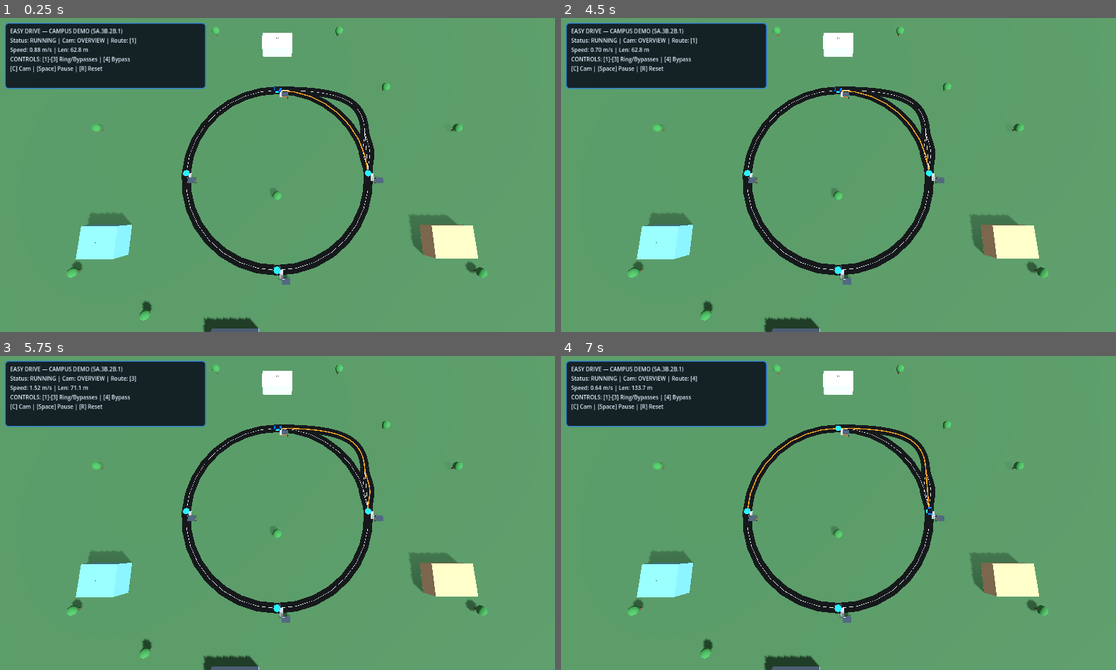
Above: before the commit, frames 1-4 (two rows, left to right).
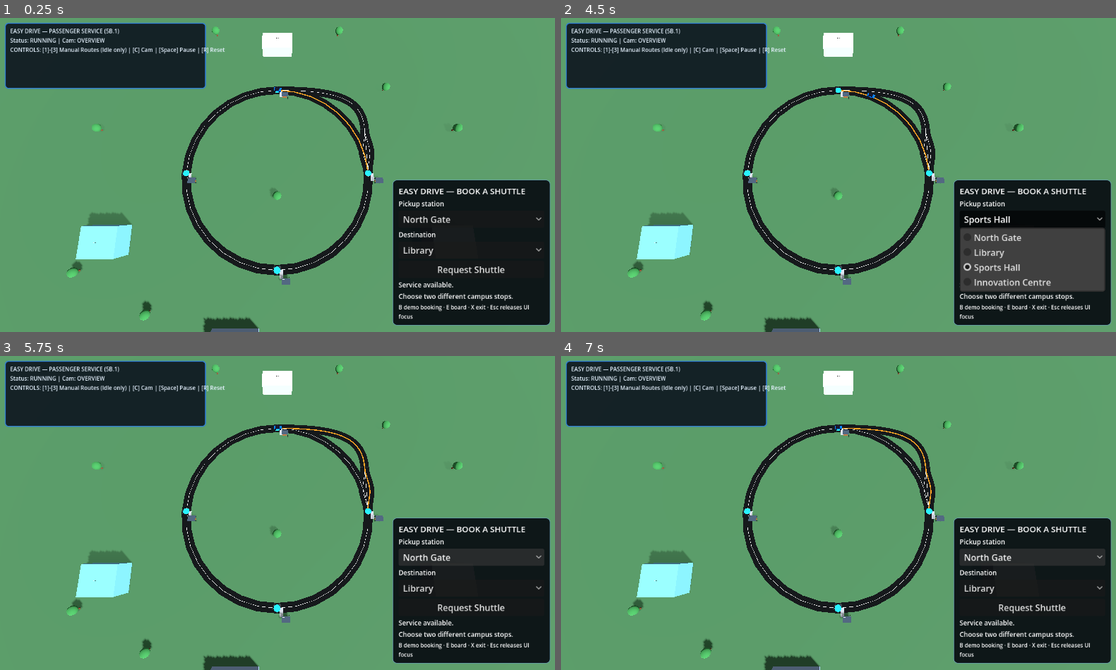
Above: after the commit, the same moments.

Repository: Olohuntele/easy-drive-godot-demo
Game: Godot game, scene res://scenes/multi_route_demo.tscn
Two runs of this game, one before a commit and one after it. Both use one fixed random seed, a clock stepped at 60 frames per second and the inputs below. This scene is started directly instead of the project's main scene.
Inputs (mouse positions are in pixels of both pictures, inside the frame that each line leads up to):
- Up to frame 1 (0.25 s): no input
- Up to frame 2 (4.5 s): click (1032, 218) at 0.5 s, where only the run after the commit has a clickable "North Gate"; click (1032, 250) at 1.25 s, where only the run after the commit has a clickable "Library"; click (1032, 218) at 2 s, where only the run after the commit has a clickable "Library"; click (1032, 269) at 2.75 s, where only the run after the commit has a clickable "Request Shuttle"; click (1032, 218) at 3.5 s, where only the run after the commit has a clickable "Sports Hall"; tap Enter (ui_accept) at 4.25 s; hold D from 4.28 s (still down); hold 1 from 4.28 s (still down)
- Up to frame 3 (5.75 s): tap Enter (ui_accept) at 4.52, 5, 5.27 s; tap 2 at 4.55, 5.1 s; release D at 5.03 s; release 1 at 5.03 s; hold Down (ui_down) from 5.03 s (still down); tap 3 at 5.3 s
- Up to frame 4 (7 s): tap Enter (ui_accept) at 5.75, 6.77 s; release Down (ui_down) at 5.78 s; hold D 5.78-6.53 s; hold 3 5.78-6.53 s; tap 4 at 6.05, 6.6 s; hold Up (ui_up) from 6.53 s (still down); tap R at 6.8 s

The runs differ from the first frame. In frame 1, 14% of the frame differs, in the area x 1-100%, y 3-98%; in frame 2, 14%; in frame 3, 14%; in frame 4, 14%.

Commit message:
feat: integrate multi-route passenger booking and pickup navigation

Diff:
--- a/scripts/multi_route_demo.gd
+++ b/scripts/multi_route_demo.gd
@@ -5,6 +5,8 @@
 const RouteNavigator = preload("res://scripts/route_navigator.gd")
 const RouteFollowingController = preload("res://scripts/route_following_controller.gd")
 const VehicleDynamics = preload("res://scripts/vehicle_dynamics.gd")
+const CampusServiceCoordinator = preload("res://scripts/campus_service_coordinator.gd")
+const PassengerBookingPanel = preload("res://scripts/passenger_booking_panel.gd")
 
 const FIXED_DELTA: float = 1.0 / 60.0
 
@@ -67,6 +69,9 @@
 var navigator = RouteNavigator.new()
 var controller = RouteFollowingController.new()
 
+var service_coordinator: RefCounted = null
+var booking_panel: Control = null
+
 var active_route_index: int = 1
 var simulation_running: bool = true
 var route_active: bool = false
@@ -81,6 +86,7 @@
 @onready var hud_label: Label = $CanvasLayer/TelemetryPanel/HUD
 @onready var road_root: Node3D = $RoadRoot
 @onready var station_root: Node3D = $StationRoot
+@onready var canvas_layer: CanvasLayer = $CanvasLayer
 
 func _ready() -> void:
     network = CampusMultiRouteNetwork.new()
@@ -88,34 +94,92 @@
         push_error("Multi-route demo network invalid: %s" % "; ".join(network.get_validation_errors()))
         return
 
+    # Initialize Service Coordinator & Booking Panel
+    service_coordinator = CampusServiceCoordinator.new()
+    service_coordinator.network = network
+    service_coordinator.planner = CampusRoutePlanner.new(network)
+    var north_stop = network.get_station_stop("north_gate")
+    var launch_segment: Dictionary = network.get_segment("north_to_east")
+    var launch_points: Array = launch_segment.get("centerline_points", [])
+    var launch_tangent: Vector2 = launch_points[1] - launch_points[0]
+    var launch_heading_rad: float = atan2(launch_tangent.x, launch_tangent.y)
+    service_coordinator.initialize_service("north_gate", north_stop.position_xz, launch_heading_rad)
+
+    booking_panel = PassengerBookingPanel.new()
+    booking_panel.name = "PassengerBookingPanel"
+    canvas_layer.add_child(booking_panel)
+    booking_panel.configure(network, service_coordinator.get_service_snapshot())
+    booking_panel.booking_requested.connect(_on_passenger_booking_requested)
+    booking_panel.boarding_requested.connect(_on_passenger_boarding_requested)
+    booking_panel.passenger_exit_requested.connect(_on_passenger_passenger_exit_requested)
+
     _build_network_visuals()
     _select_route(1)
-    print("[MULTI-ROUTE DEMO] Initialized successfully. Press 1-4 to select routes, Space to toggle run, R to reset, C to toggle camera.")
+    print("[MULTI-ROUTE DEMO + PASSENGER SERVICE] Initialized successfully. Press 1-4 for manual routes, B-panel for bookings, C for camera, Space to pause, R to reset.")
 
 func _input(event: InputEvent) -> void:
     if event is InputEventKey and event.pressed and not event.echo:
         match event.keycode:
             KEY_1, KEY_KP_1:
-                _select_route(1)
+                if _is_passenger_service_active():
+                    print("[DEMO] Manual route 1 ignored: Passenger service is active.")
+                else:
+                    _select_route(1)
             KEY_2, KEY_KP_2:
-                _select_route(2)
+                if _is_passenger_service_active():
+                    print("[DEMO] Manual route 2 ignored: Passenger service is active.")
+                else:
+                    _select_route(2)
             KEY_3, KEY_KP_3:
-                _select_route(3)
+                if _is_passenger_service_active():
+                    print("[DEMO] Manual route 3 ignored: Passenger service is active.")
+                else:
+                    _select_route(3)
             KEY_4, KEY_KP_4:
-                _select_route(4)
+                if _is_passenger_service_active():
+                    print("[DEMO] Manual route 4 ignored: Passenger service is active.")
+                else:
+                    _select_route(4)
             KEY_C:
                 _toggle_camera()
             KEY_R:
-                _select_route(active_route_index)
+                _reset_simulation()
             KEY_SPACE:
                 simulation_running = !simulation_running
+
+func _is_passenger_service_active() -> bool:
+    if service_coordinator == null:
+        return false
+    var state = str(service_coordinator.get_service_snapshot().get("service_state", "IDLE"))
+    return state != "IDLE"
 
 func _process(delta: float) -> void:
     _update_camera(delta)
     _update_hud()
 
 func _physics_process(delta: float) -> void:
-    if not simulation_running || not route_active:
+    if not simulation_running:
+        return
+
+    if _is_passenger_service_active():
+        var step_res = service_coordinator.step(FIXED_DELTA)
+        var snapshot = service_coordinator.get_service_snapshot()
+
+        # Sync vehicle dynamics from coordinator snapshot
+        dynamics._position_x_m = snapshot.position_xz.x
+        dynamics._position_z_m = snapshot.position_xz.y
+        dynamics._heading_rad = snapshot.heading_rad
+        dynamics._speed_mps = snapshot.speed_mps
+
+        if ego_car:
+            ego_car.position = Vector3(dynamics.position_x_m, 0.2, dynamics.position_z_m)
+            ego_car.rotation.y = dynamics.heading_rad
+
+        if booking_panel:
+            booking_panel.update_service_snapshot(snapshot)
+        return
+
+    if not route_active:
         return
 
     var control: Dictionary = controller.update(dynamics, navigator, FIXED_DELTA)
@@ -193,10 +257,52 @@
     _update_active_route_visuals()
     print("[MULTI-ROUTE DEMO] Selected Route %d: %s (Segments: [%s])" % [index, current_route_name, ", ".join(current_route_segments)])
 
+func _on_passenger_booking_requested(pickup_station_id: String, destination_station_id: String) -> void:
+    if service_coordinator == null:
+        return
+    var result = service_coordinator.request_booking(pickup_station_id, destination_station_id)
+    var snapshot = service_coordinator.get_service_snapshot()
+    if booking_panel:
+        booking_panel.show_booking_result(result, snapshot)
+        booking_panel.update_service_snapshot(snapshot)
+    print("[PASSENGER SERVICE] Booking requested (%s -> %s): valid=%s" % [pickup_station_id, destination_station_id, result.get("valid", false)])
+
+func _on_passenger_boarding_requested() -> void:
+    if service_coordinator == null:
+        return
+    var result = service_coordinator.confirm_boarding()
+    var snapshot = service_coordinator.get_service_snapshot()
+    if booking_panel:
+        booking_panel.show_action_result("boarding", result, snapshot)
+        booking_panel.update_service_snapshot(snapshot)
+
+func _on_passenger_passenger_exit_requested() -> void:
+    if service_coordinator == null:
+        return
+    var result = service_coordinator.confirm_passenger_exit()
+    var snapshot = service_coordinator.get_service_snapshot()
+    if booking_panel:
+        booking_panel.show_action_result("exit", result, snapshot)
+        booking_panel.update_service_snapshot(snapshot)
+
+func _reset_simulation() -> void:
+    if service_coordinator != null:
+        var north_stop = network.get_station_stop("north_gate")
+        var launch_segment: Dictionary = network.get_segment("north_to_east")
+        var launch_points: Array = launch_segment.get("centerline_points", [])
+        var launch_tangent: Vector2 = launch_points[1] - launch_points[0]
+        var launch_heading_rad: float = atan2(launch_tangent.x, launch_tangent.y)
+        service_coordinator = CampusServiceCoordinator.new()
+        service_coordinator.network = network
+        service_coordinator.planner = CampusRoutePlanner.new(network)
+        service_coordinator.initialize_service("north_gate", north_stop.position_xz, launch_heading_rad)
+        if booking_panel:
+            booking_panel.configure(network, service_coordinator.get_service_snapshot())
+    _select_route(active_route_index)
+
 var active_route_mesh_instance: MeshInstance3D = null
 
 func _build_network_visuals() -> void:
-    # 1. Calculate bounding box for overview camera and layout
     var min_x: float = INF
     var max_x: float = -INF
     var min_z: float = INF
@@ -222,7 +328,6 @@
     var span_z: float = max_z - min_z
     var max_span: float = maxf(span_x, span_z)
 
-    # Setup overview camera framing the entire network
     overview_camera = Camera3D.new()
     overview_camera.name = "OverviewCamera"
     var overview_height: float = maxf(60.0, max_span * 1.1)
@@ -232,7 +337,6 @@
     overview_camera.current = true
     camera_mode_overview = true
 
-    # 2. Lightweight Green Campus Terrain Surface
     var terrain_mesh = BoxMesh.new()
     terrain_mesh.size = Vector3(300.0, 0.1, 300.0)
     var terrain_inst = MeshInstance3D.new()
@@ -245,7 +349,6 @@
     terrain_inst.position = Vector3(center_x, -0.05, center_z)
     road_root.add_child(terrain_inst)
 
-    # 3. Junction connection plates (radius 2.0m matching road half-width, CULL_DISABLED)
     var junction_mat = StandardMaterial3D.new()
     junction_mat.albedo_color = Color(0.16, 0.18, 0.20, 1.0)
     junction_mat.roughness = 0.8
@@ -263,7 +366,6 @@
         cyl.position = Vector3(pos.x, 0.015, pos.y)
         road_root.add_child(cyl)
 
-    # 4. Asphalt road segments (4.0m width) with clean centerline markings only (no overlapping edge lines)
     var asphalt_mat = StandardMaterial3D.new()
     asphalt_mat.albedo_color = Color(0.18, 0.20, 0.22, 1.0)
     asphalt_mat.roughness = 0.8
@@ -280,21 +382,18 @@
         if points.size() < 2:
             continue
 
-        # Road surface (4.0m total width, half-width 2.0m)
         var road_mesh = _make_route_strip_mesh(points, 0.0, 4.0, 0.025)
         var road_instance = MeshInstance3D.new()
         road_instance.mesh = road_mesh
         road_instance.material_override = asphalt_mat
         road_root.add_child(road_instance)
 
-        # Centerline marking (clean single white strip, 0.15m width)
         var center_marking = _make_route_strip_mesh(points, 0.0, 0.15, 0.035)
         var center_inst = MeshInstance3D.new()
         center_inst.mesh = center_marking
         center_inst.material_override = marking_mat
         road_root.add_child(center_inst)
 
-    # 5. Station markers and readable Label3Ds positioned clearly above shelters
     for station in network.get_stations():
         var pos: Vector2 = station.stop_position_xz
         var cyl = MeshInstance3D.new()
@@ -318,7 +417,6 @@
         label.billboard = BaseMaterial3D.BILLBOARD_ENABLED
         station_root.add_child(label)
 
-    # 6. Campus Scenery & Station Infrastructure (Pushed outward for optimal clearance)
     _build_campus_scenery()
 
 func _build_campus_scenery() -> void:
@@ -326,7 +424,6 @@
     scenery_root.name = "CampusScenery"
     road_root.add_child(scenery_root)
 
-    # A. Four Campus Buildings (pushed further back to avoid crowding Follow mode)
     var bldgs = [
         {"pos": Vector3(0.0, 3.0, -22.0), "size": Vector3(14.0, 6.0, 8.0), "color": Color(0.72, 0.76, 0.82, 1.0), "name": "North Gate Admin"},
         {"pos": Vector3(68.0, 3.5, 68.0), "size": Vector3(16.0, 7.0, 12.0), "color": Color(0.82, 0.68, 0.52, 1.0), "name": "University Library"},
@@ -355,12 +452,10 @@
         blabel.billboard = BaseMaterial3D.BILLBOARD_ENABLED
         scenery_root.add_child(blabel)
 
-    # B. Station Waiting Shelters & Walkways (distinct contrast and geometry)
     for station in network.get_stations():
         var pos: Vector2 = station.stop_position_xz
         var shelter_pos = Vector3(pos.x + 3.5, 0.0, pos.y + 3.5)
 
-        # Shelter roof (contrast roof)
         var roof = MeshInstance3D.new()
         var rmesh = BoxMesh.new()
         rmesh.size = Vector3(3.2, 0.18, 2.2)
@@ -372,7 +467,6 @@
         roof.position = shelter_pos + Vector3(0.0, 2.4, 0.0)
         scenery_root.add_child(roof)
 
-        # Shelter supports (4 posts)
         for dx in [-1.4, 1.4]:
             for dz in [-0.9, 0.9]:
                 var post = MeshInstance3D.new()
@@ -388,7 +482,6 @@
                 post.position = shelter_pos + Vector3(dx, 1.2, dz)
                 scenery_root.add_child(post)
 
-        # Shelter bench
         var bench = MeshInstance3D.new()
         var emesh = BoxMesh.new()
         emesh.size = Vector3(2.0, 0.4, 0.6)
@@ -400,7 +493,6 @@
         bench.position = shelter_pos + Vector3(0.0, 0.2, 0.0)
         scenery_root.add_child(bench)
 
-        # Connecting walkway
         var walk = MeshInstance3D.new()
         var wmesh = BoxMesh.new()
         wmesh.size = Vector3(1.4, 0.02, 3.5)
@@ -412,7 +504,6 @@
         walk.position = Vector3(pos.x + 1.7, 0.02, pos.y + 1.7)
         scenery_root.add_child(walk)
 
-    # C. Perimeter Trees & Shrubs
     var tree_positions = [
         Vector2(-30, -30), Vector2(30, -30), Vector2(80, 20), Vector2(80, 80),
         Vector2(20, 115), Vector2(-20, 115), Vector2(-80, 80), Vector2(-80, 20),
@@ -541,21 +632,18 @@
     if not hud_label:
         return
     var status_str = "RUNNING" if simulation_running else "PAUSED"
-    if not route_active:
-        status_str = "ARRIVED / STOPPED"
+    if service_coordinator != null:
+        var state = str(service_coordinator.get_service_snapshot().get("service_state", "IDLE"))
+        if state != "IDLE":
+            status_str = "SERVICE: " + state
     var cam_str = "OVERVIEW" if camera_mode_overview else "FOLLOW"
     var total_len: float = navigator.total_length_m if navigator else 0.0
     var text = (
-        "EASY DRIVE — CAMPUS DEMO (5A.3B.2B.1)\n"
-        + "Status: %s | Cam: %s | Route: [%d]\n"
-        + "Speed: %.2f m/s | Len: %.1f m\n"
-        + "CONTROLS: [1]-[3] Ring/Bypasses | [4] Bypass\n"
-        + "[C] Cam | [Space] Pause | [R] Reset"
+        "EASY DRIVE — PASSENGER SERVICE (5B.1)\n"
+        + "Status: %s | Cam: %s\n"
+        + "CONTROLS: [1]-[3] Manual Routes (Idle only) | [C] Cam | [Space] Pause | [R] Reset"
     ) % [
         status_str,
-        cam_str,
-        active_route_index,
-        dynamics.speed_mps,
-        total_len
+        cam_str
     ]
     hud_label.text = text
--- /dev/null
+++ b/tests/test_multi_route_passenger_foundation.gd
@@ -0,0 +1,83 @@
+extends SceneTree
+
+const CampusMultiRouteNetwork = preload("res://scripts/campus_multi_route_network.gd")
+const CampusRoutePlanner = preload("res://scripts/campus_route_planner.gd")
+const CampusServiceCoordinator = preload("res://scripts/campus_service_coordinator.gd")
+const PassengerJourney = preload("res://scripts/passenger_journey.gd")
+
+var failures: int = 0
+var assertions: int = 0
+
+func _initialize() -> void:
+    call_deferred("_run_tests")
+
+func _run_tests() -> void:
+    print("================================================================================")
+    print("EASY DRIVE — PHASE 5B.1: MULTI-ROUTE PASSENGER SERVICE FOUNDATION TESTS")
+    print("================================================================================")
+
+    # 1. Test Network & Coordinator Compatibility
+    var network = CampusMultiRouteNetwork.new()
+    _expect(network.is_valid, "CampusMultiRouteNetwork is valid")
+
+    var coordinator = CampusServiceCoordinator.new()
+    coordinator.network = network
+    coordinator.planner = CampusRoutePlanner.new(network)
+
+    var north_stop = network.get_station_stop("north_gate")
+    _expect(north_stop.get("valid", false), "north_gate station stop is valid")
+
+    var launch_segment: Dictionary = network.get_segment("north_to_east")
+    var launch_points: Array = launch_segment.get("centerline_points", [])
+    var launch_tangent: Vector2 = launch_points[1] - launch_points[0]
+    var launch_heading_rad: float = atan2(launch_tangent.x, launch_tangent.y)
+
+    var init_res = coordinator.initialize_service("north_gate", north_stop.position_xz, launch_heading_rad)
+    _expect(init_res.get("valid", false), "service coordinator initializes successfully with multi-route network")
+    _expect(coordinator.journey.state == PassengerJourney.IDLE, "initial coordinator state is IDLE")
+
+    # 2. Test Valid Booking Acceptance (North Gate -> Library)
+    var booking_res = coordinator.request_booking("north_gate", "library")
+    _expect(booking_res.get("valid", false), "valid booking (north_gate -> library) accepted by coordinator")
+    _expect(coordinator.journey.state != PassengerJourney.IDLE, "coordinator state transitions out of IDLE upon booking")
+
+    # 2b. Test Sports Hall -> Innovation Centre on CampusMultiRouteNetwork
+    var coord_sports = CampusServiceCoordinator.new()
+    coord_sports.network = network
+    coord_sports.planner = CampusRoutePlanner.new(network)
+    coord_sports.initialize_service("north_gate", north_stop.position_xz, launch_heading_rad)
+    var booking_sports = coord_sports.request_booking("sports_hall", "innovation_centre")
+    _expect(booking_sports.get("valid", false), "booking (sports_hall -> innovation_centre) accepted by coordinator: %s" % booking_sports)
+    _expect(coord_sports.journey.state != PassengerJourney.BLOCKED, "coordinator state is not BLOCKED after sports_hall booking, state=%s reason=%s" % [coord_sports.journey.state, coord_sports.blocked_reason])
+
+    # 3. Test Invalid Booking Rejection (Identical pickup/destination)
+    var coord_idle = CampusServiceCoordinator.new()
+    coord_idle.network = network
+    coord_idle.planner = CampusRoutePlanner.new(network)
+    coord_idle.initialize_service("north_gate", north_stop.position_xz, launch_heading_rad)
+
+    var invalid_booking = coord_idle.request_booking("library", "library")
+    _expect(not invalid_booking.get("valid", false), "identical pickup and destination booking rejected")
+
+    # 4. Test Scene Parsing & Instantiation
+    var scene = load("res://scenes/multi_route_demo.tscn")
+    _expect(scene != null, "multi_route_demo.tscn loads successfully")
+    if scene != null:
+        var node = scene.instantiate()
+        _expect(node != null, "multi_route_demo scene instantiates")
+        if node != null:
+            node.free()
+
+    print("Multi-route passenger foundation tests complete: %d assertions, %d failures." % [assertions, failures])
+    if failures == 0:
+        quit(0)
+    else:
+        quit(1)
+
+func _expect(condition: bool, message: String) -> void:
+    assertions += 1
+    if condition:
+        print("PASS: " + message)
+    else:
+        push_error("FAIL: " + message)
+        failures += 1
Not shown, added: tests/test_multi_route_passenger_foundation.gd.uid
